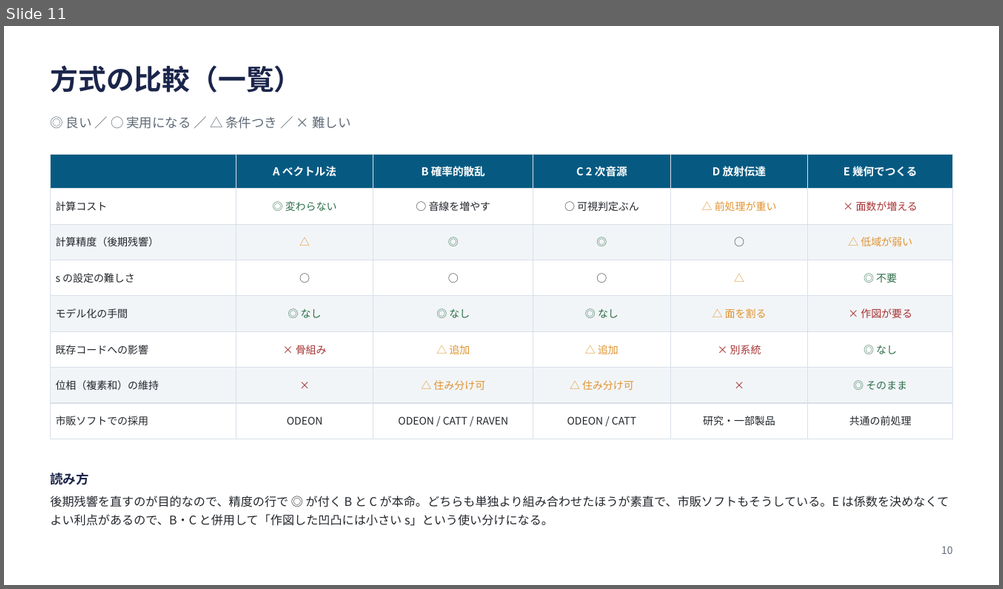
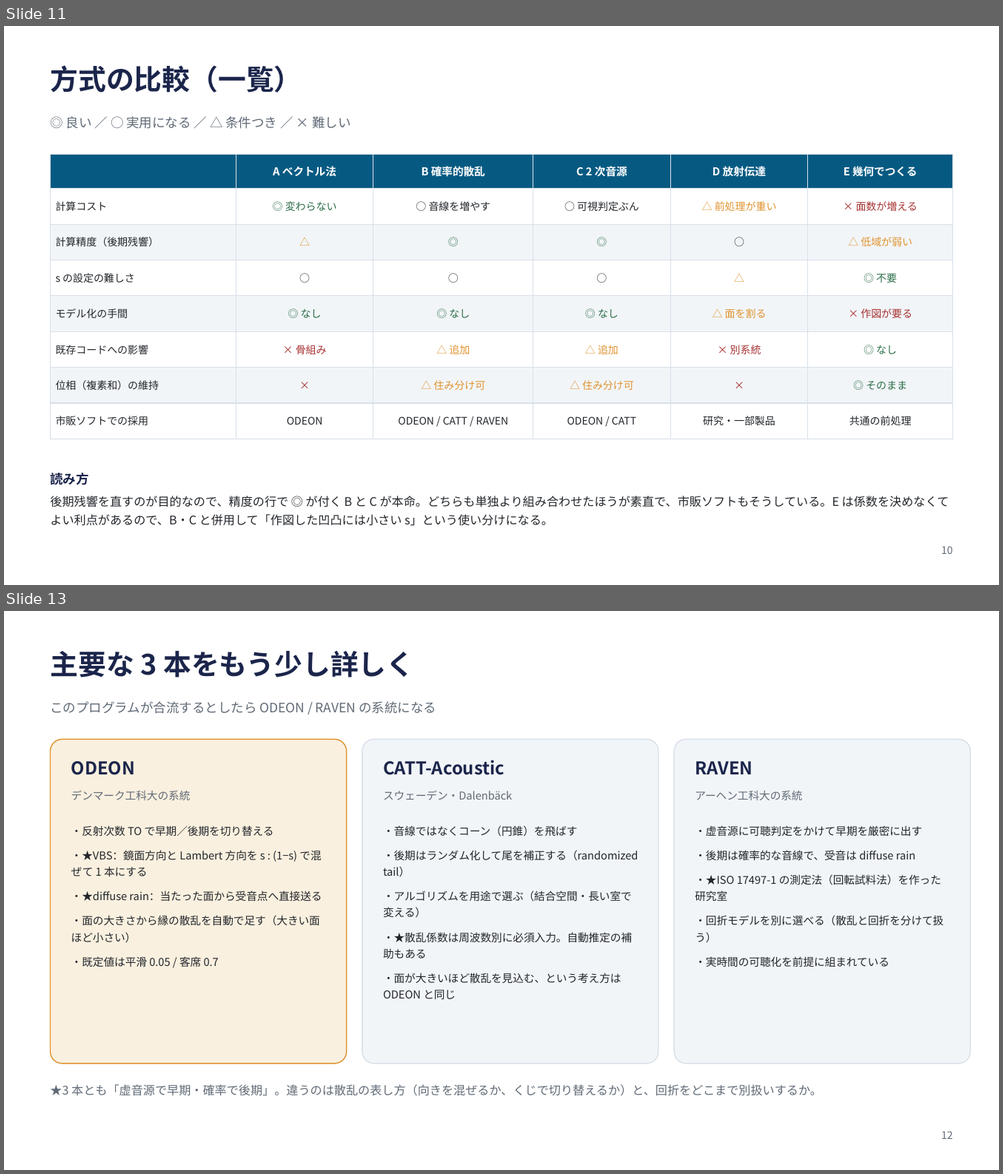
Before and after one commit to saka810/nea-simulation-pj, a slide deck: 評価レポート/2026-09-21_散乱の導入方針_WIN250046_Claude.pptx. Shown one above the other, each under a label of ours: slide 11 before the commit, slides 11 and 13 after it; the slides between them are not shown. The pictures are 1003x589 and 1003x1174 pixels, drawn with LibreOffice and Linux fonts; fonts in the diff are those of the drawing. Boxes give left, top, right and bottom in pixels: in the first picture for what was removed or moved away, otherwise in the second. Text is boxed around its words. In the diff, an @@ line names an element or a change of style, - is before the commit and + after.

```diff
--- a/評価レポート/2026-09-21_散乱の導入方針_WIN250046_Claude.pptx
+++ b/評価レポート/2026-09-21_散乱の導入方針_WIN250046_Claude.pptx
@@ slide 13 added at [4, 611, 999, 1170], background #FFFFFF @@
@@ text added at [50, 651, 414, 678], 27 pt, text #1B254B, bold @@
+主要な 3 本をもう少し詳しく
@@ text added at [50, 701, 436, 714], 12.5 pt, text #606A76 @@
+このプログラムが合流するとしたら ODEON / RAVEN の系統になる
@@ rounded rectangle added at [51, 739, 347, 1064], fill #FAF0DF, outline #E0932F 1 pt @@
@@ rounded rectangle added at [362, 739, 658, 1064], fill #F2F5F8, outline #D8E0E8 1 pt @@
@@ rounded rectangle added at [674, 739, 970, 1064], fill #F2F5F8, outline #D8E0E8 1 pt @@
@@ text added at [71, 761, 135, 775], 17 pt, text #1B254B, bold @@
+ODEON
@@ text added at [383, 760, 504, 775], 17 pt, text #1B254B, bold @@
+CATT-Acoustic
@@ text added at [694, 761, 752, 775], 17 pt, text #1B254B, bold @@
+RAVEN
@@ text added at [71, 790, 190, 800], 10.5 pt, text #606A76 @@
+デンマーク工科大の系統
@@ text added at [383, 791, 512, 800], 10.5 pt, text #606A76 @@
+スウェーデン・Dalenbäck
@@ text added at [694, 790, 802, 800], 10.5 pt, text #606A76 @@
+アーヘン工科大の系統
@@ text added at [71, 826, 321, 967], 10.5 pt, text #22262B @@
+・反射次数 TO で早期／後期を切り替える
+・★VBS：鏡面方向と Lambert 方向を s : (1−s) で混ぜて 1 本にする
+・★diffuse rain：当たった面から受音点へ直接送る
+・面の大きさから縁の散乱を自動で足す（大きい面ほど小さい）
+・既定値は平滑 0.05 / 客席 0.7
@@ text added at [383, 826, 637, 1000], 10.5 pt, text #22262B @@
+・音線ではなくコーン（円錐）を飛ばす
+・後期はランダム化して尾を補正する（randomized tail）
+・アルゴリズムを用途で選ぶ（結合空間・長い室で変える）
+・★散乱係数は周波数別に必須入力。自動推定の補助もある
+・面が大きいほど散乱を見込む、という考え方は ODEON と同じ
@@ text added at [694, 826, 943, 967], 10.5 pt, text #22262B @@
+・虚音源に可聴判定をかけて早期を厳密に出す
+・後期は確率的な音線で、受音は diffuse rain
+・★ISO 17497-1 の測定法（回転試料法）を作った研究室
+・回折モデルを別に選べる（散乱と回折を分けて扱う）
+・実時間の可聴化を前提に組まれている
@@ text added at [50, 1085, 822, 1096], 11.5 pt, text #606A76 @@
+★3 本とも「虚音源で早期・確率で後期」。違うのは散乱の表し方（向きを混ぜるか、くじで切り替えるか）と、回折をどこまで別扱いするか。
@@ text added at [941, 1131, 953, 1139], 10 pt, text #606A76 @@
+12
```
Also in this commit, not shown: 7 slides changed, 3 other slides added.
